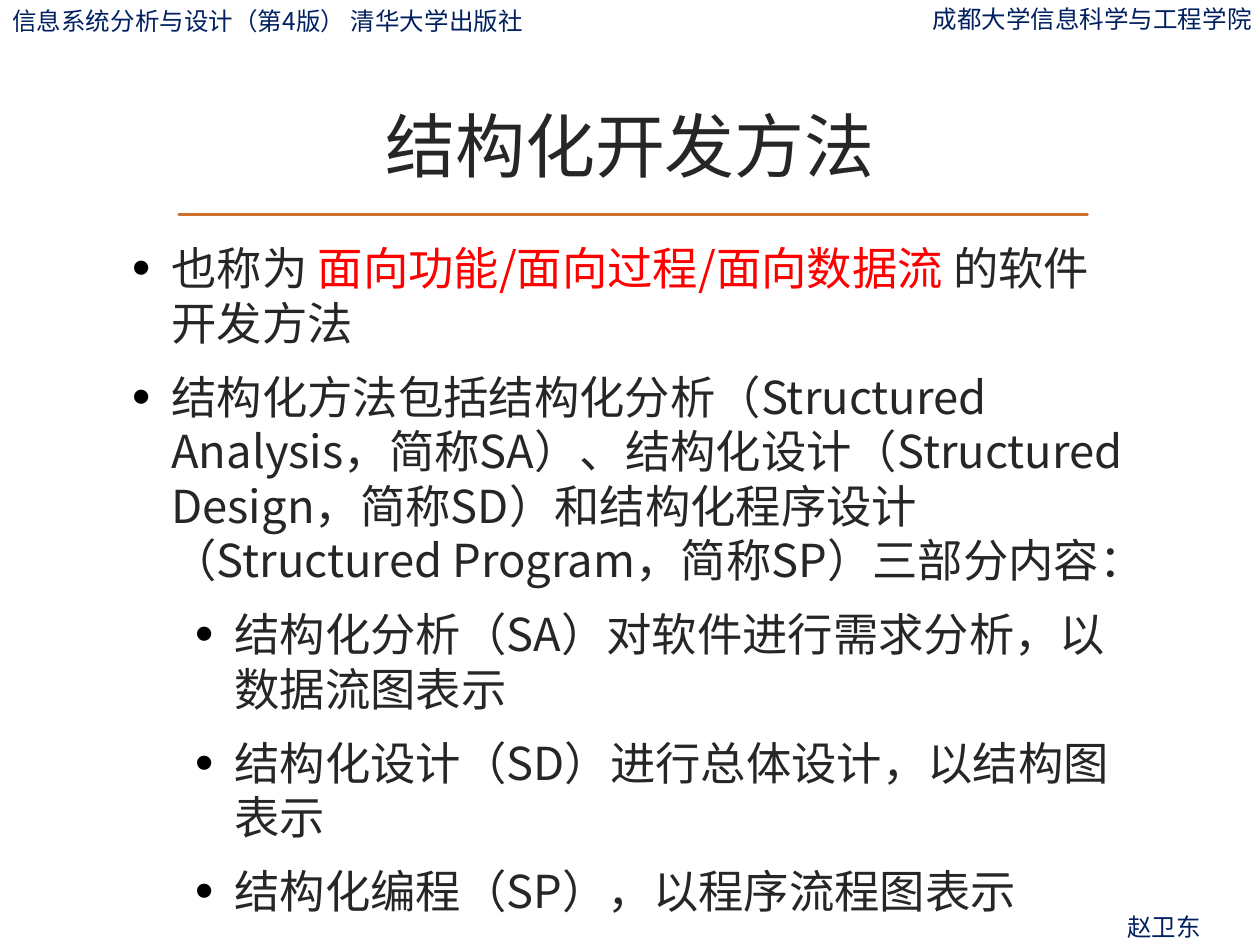
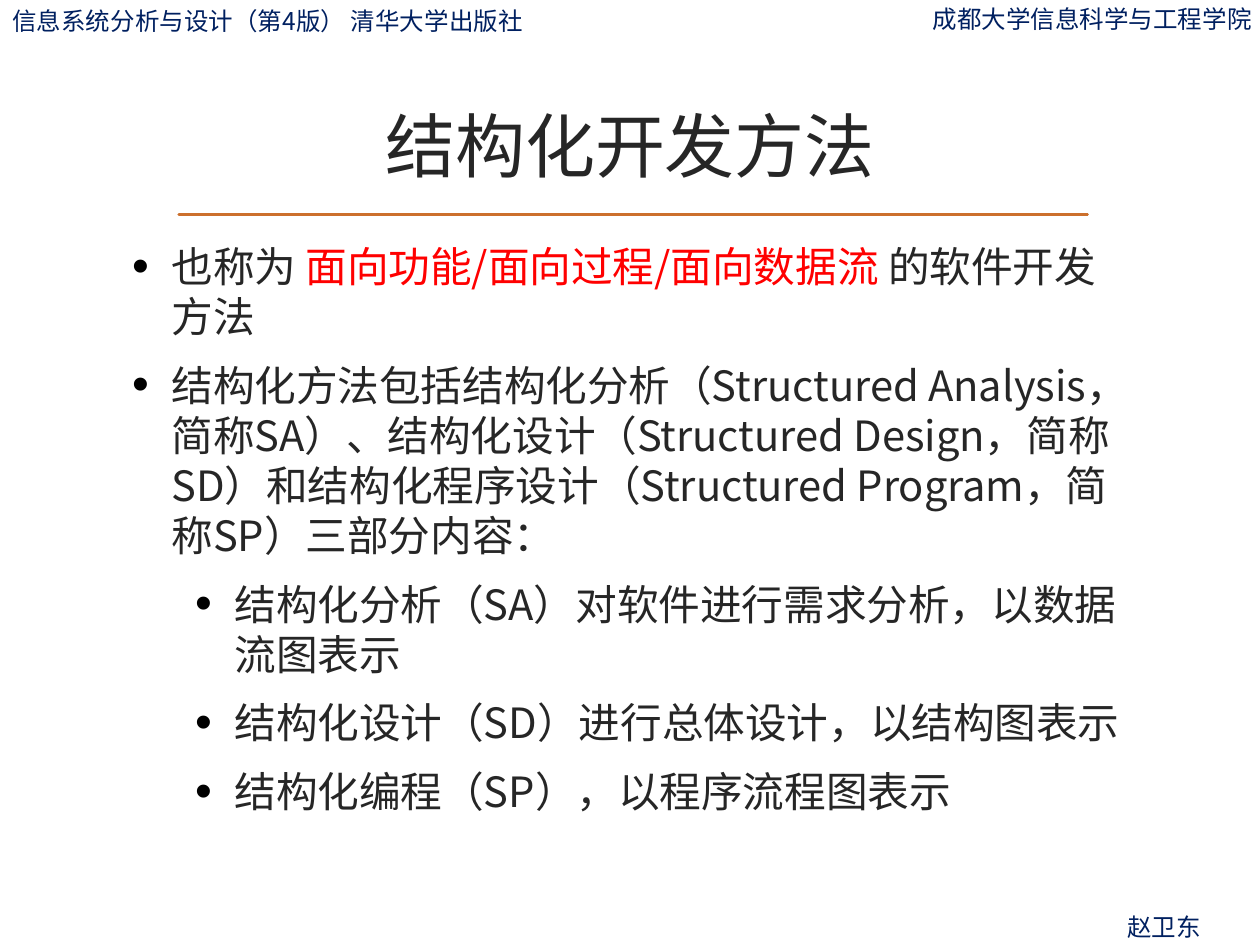
Before and after one commit to zwdcdu/is_analysis, a slide deck: slide 47 of ppt/第3章-信息系统建设概论.pptx (slide 44 before the commit). Drawn at 1260x945 pixels with LibreOffice and Linux fonts; fonts in the diff are those of the drawing; background and template pictures are left out. Boxes give left, top, right and bottom in pixels: in the first picture for what was removed or moved away, otherwise in the second. Text is boxed around its words. In the diff, an @@ line names an element or a change of style, - is before the commit and + after.

```diff
--- a/ppt/第3章-信息系统建设概论.pptx
+++ b/ppt/第3章-信息系统建设概论.pptx
@@ text "也称为 面向功能/面向过程/面向数据流 的软件开发方法" at bbox=[171, 247, 1128, 812]: size 25.9 to 23.8 pt @@
```
Also in this commit, not shown: 1 other slide changed, 4 slides added, 1 other file.
